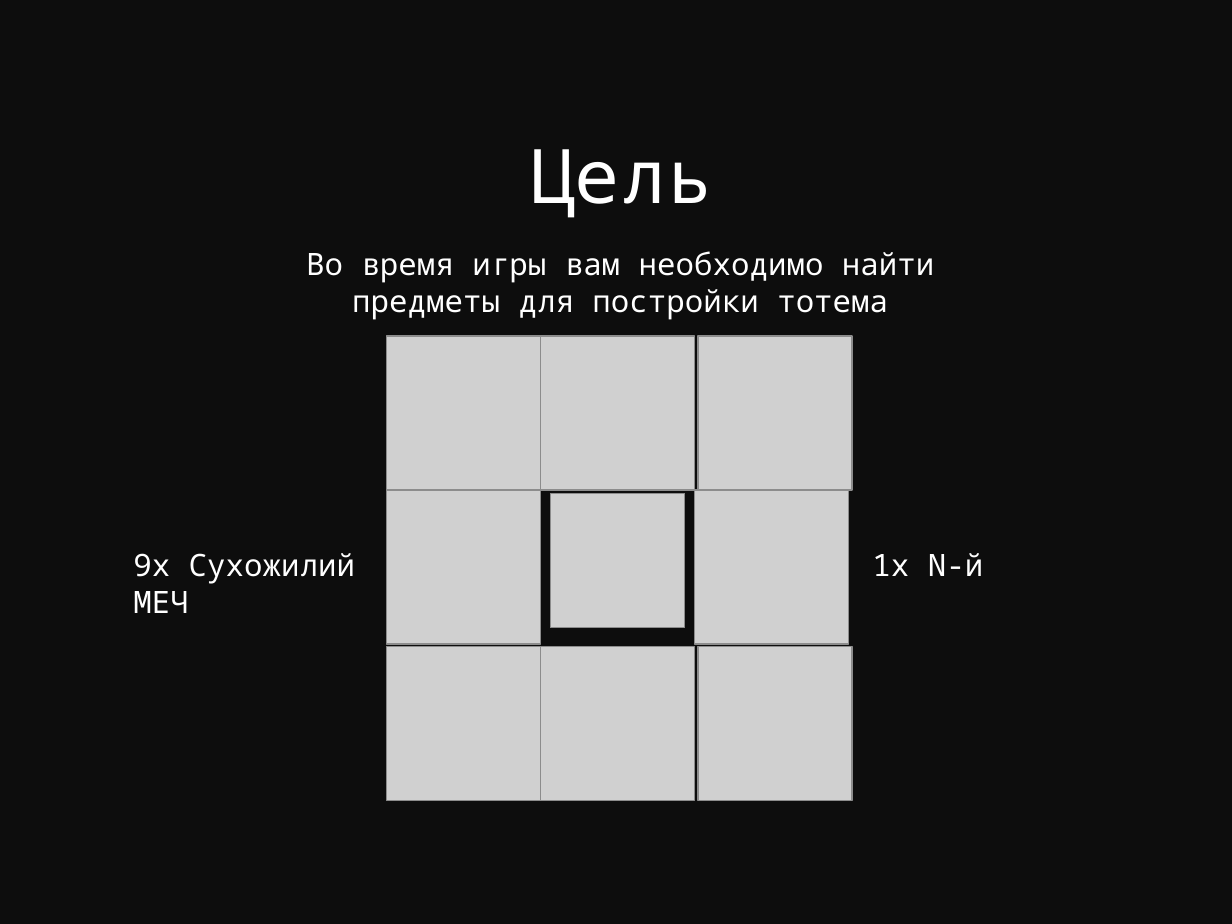
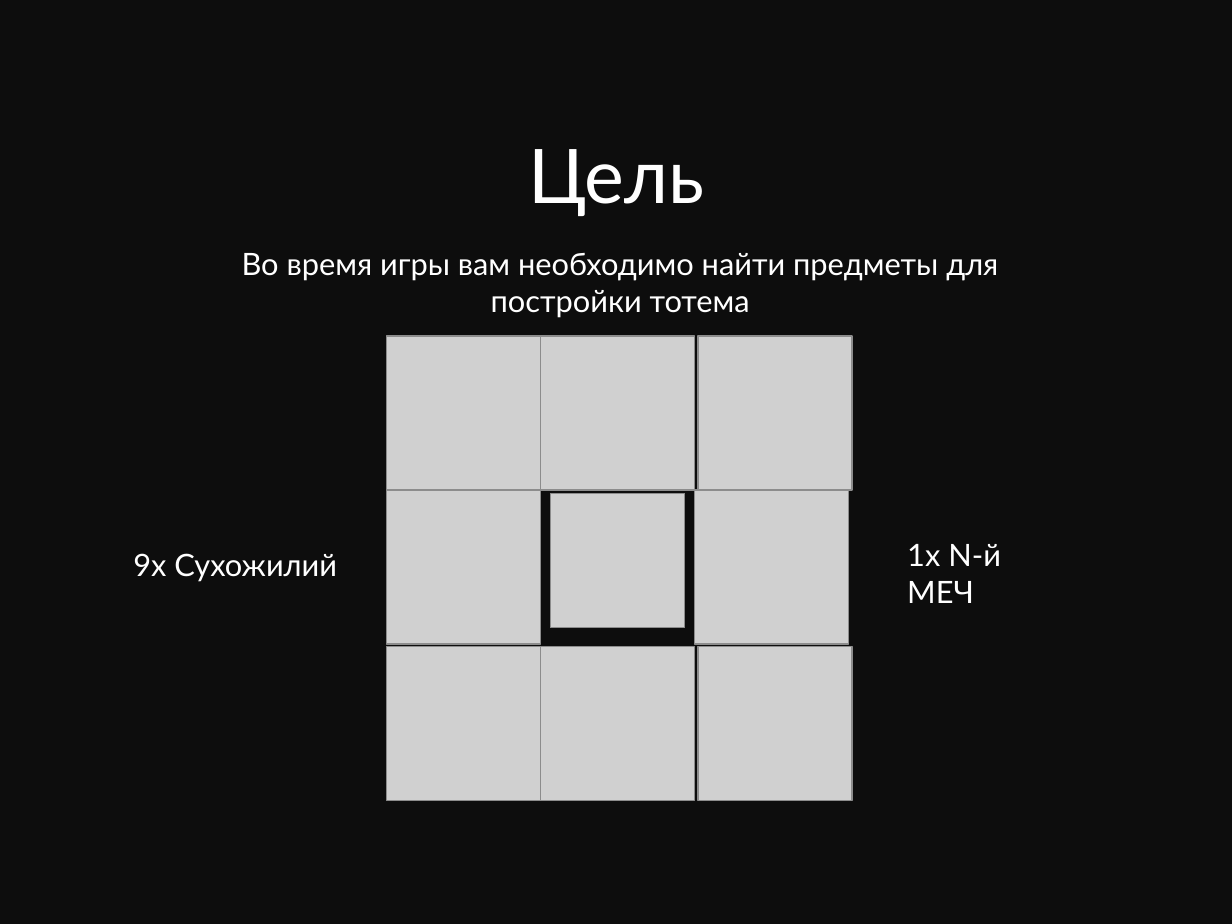
Before and after one commit to evilrise7/hostage, a slide deck: slide 4 of yandex_project_game.pptx. Drawn at 1232x924 pixels with LibreOffice and Linux fonts; fonts in the diff are those of the drawing; grey boxes stand for pictures. Boxes give left, top, right and bottom in pixels: in the first picture for what was removed or moved away, otherwise in the second. Text is boxed around its words. In the diff, an @@ line names an element or a change of style, - is before the commit and + after.

```diff
--- a/yandex_project_game.pptx
+++ b/yandex_project_game.pptx
@@ text "Цель" at [528,149,704,216]: font Noto Sans Mono to Lato @@
@@ text "Во время игры вам необходимо ..." at [242,253,998,318]: font Noto Sans Mono to Lato @@
@@ text at [133,553,337,582]: text changed; font Noto Sans Mono to Lato @@
-9x Сухожилий 1х N-й МЕЧ
+9x Сухожилий
@@ text added at [907,544,1001,603], 18 pt, text #FFFFFF @@
+1х N-й МЕЧ
```
Also in this commit, not shown: 9 other slides changed, 6 slides added, 1 other file.
